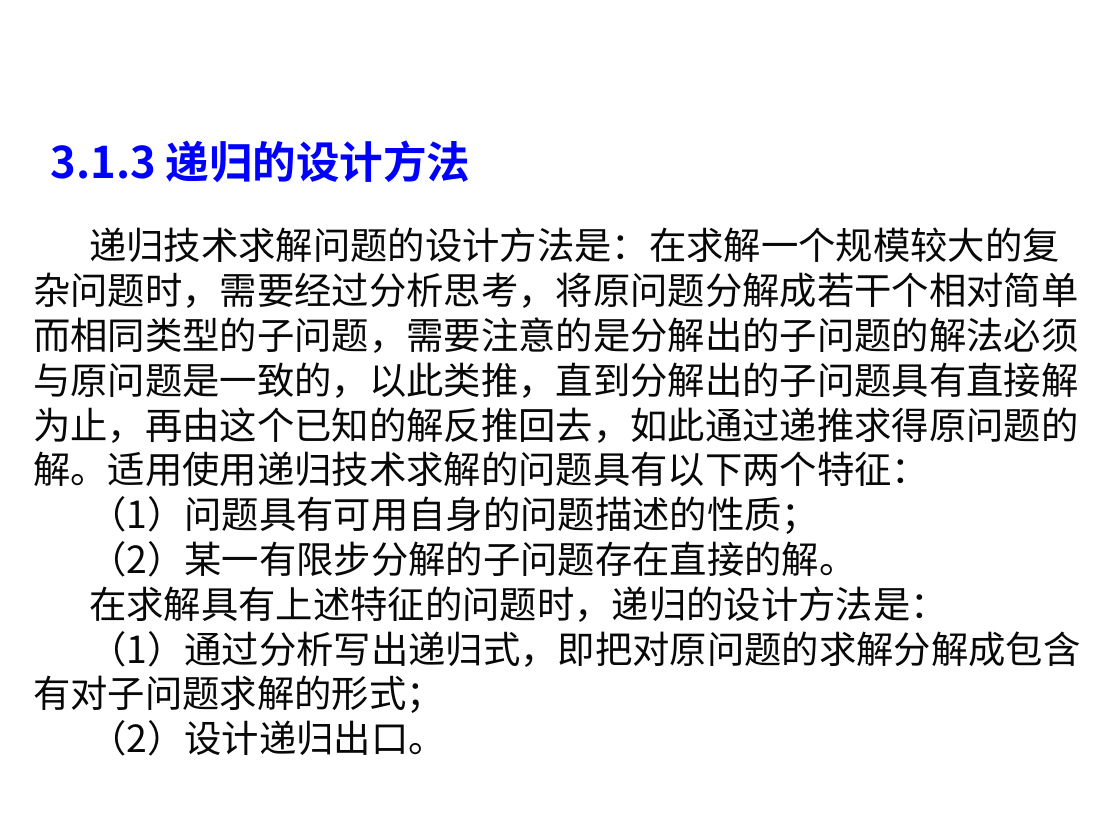
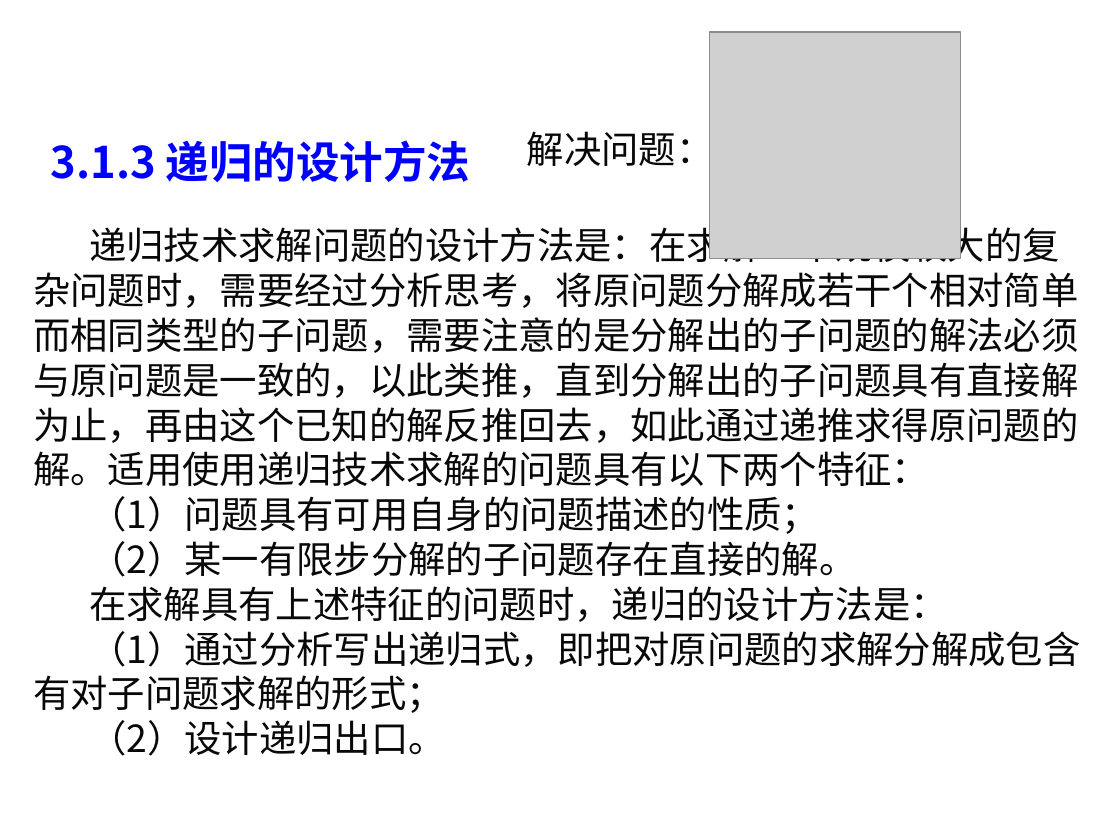
Before and after one commit to liutongling/DP, a slide deck: slide 17 of file/第3章 分治法计.pptx (slide 14 before the commit). Drawn at 1120x840 pixels with LibreOffice and Linux fonts; fonts in the diff are those of the drawing; grey boxes stand for pictures; background and template pictures are left out. Boxes give left, top, right and bottom in pixels: in the first picture for what was removed or moved away, otherwise in the second. Text is boxed around its words. In the diff, an @@ line names an element or a change of style, - is before the commit and + after.

```diff
--- a/file/第3章 分治法计.pptx
+++ b/file/第3章 分治法计.pptx
@@ picture added at [710,32,961,259] @@
@@ text added at [527,125,714,173], 24 pt, text #080808 @@
+解决问题：
```
Also in this commit, not shown: 3 other slides changed, 3 slides added, 2 other files.
